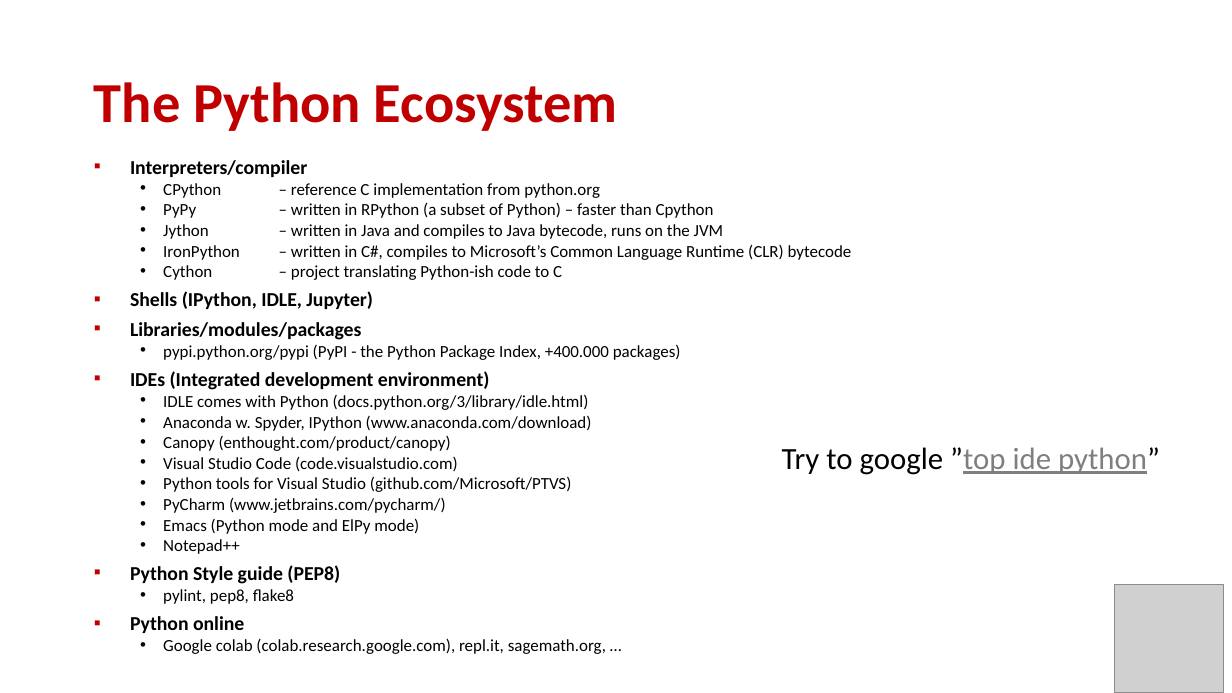
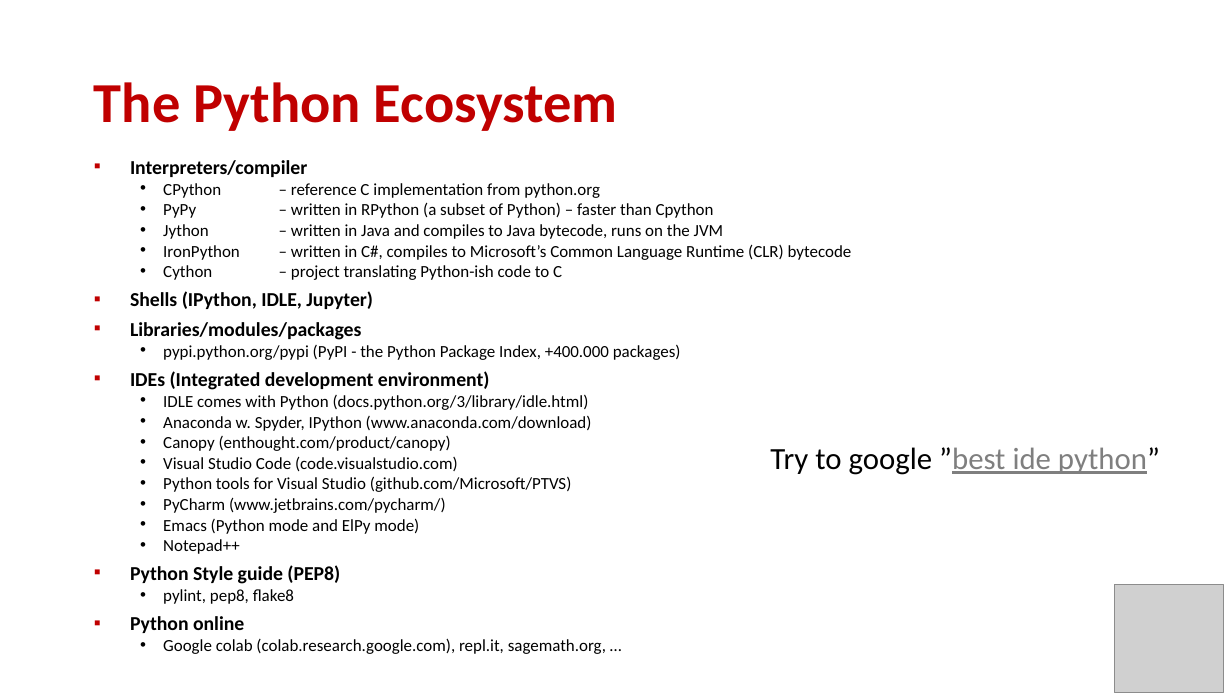
Before and after one commit to gsbrodal/gsbrodal.github.io, a slide deck: slide 52 of ipsa/slides/introduction.pptx. Drawn at 1232x693 pixels with LibreOffice and Linux fonts; fonts in the diff are those of the drawing; grey boxes stand for pictures. Boxes give left, top, right and bottom in pixels: in the first picture for what was removed or moved away, otherwise in the second. Text is boxed around its words. In the diff, an @@ line names an element or a change of style, - is before the commit and + after.

```diff
--- a/ipsa/slides/introduction.pptx
+++ b/ipsa/slides/introduction.pptx
@@ text at (x1=770, y1=447, x2=1160, y2=475): text changed @@
-Try to google ”top ide python”
+Try to google ”best ide python”
```
Also in this commit, not shown: 2 other files.
